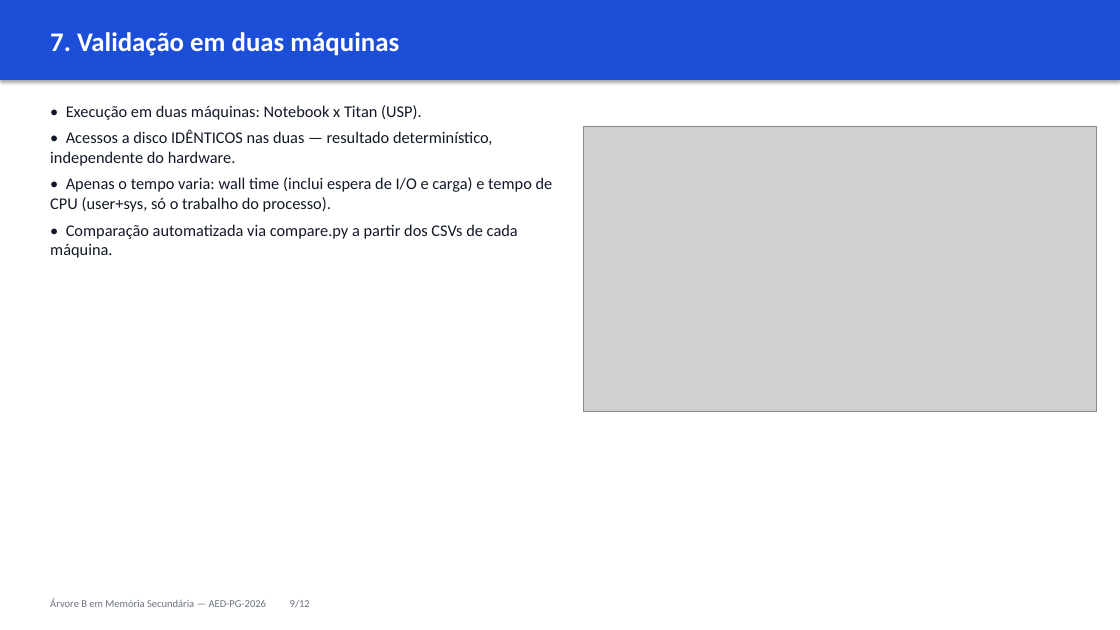
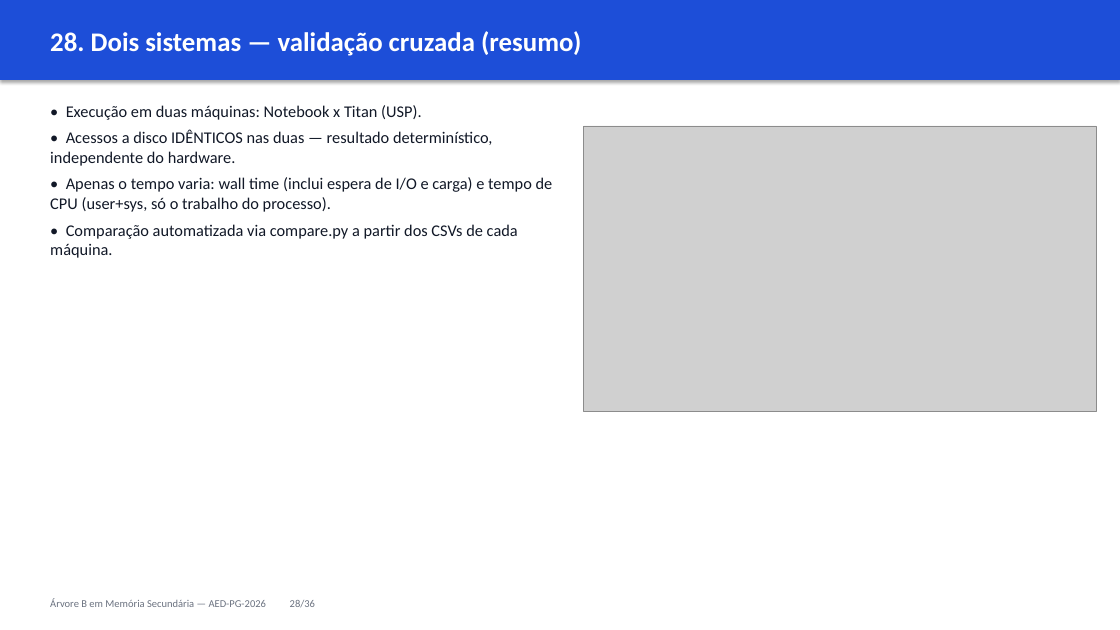
Before and after one commit to cassiotakarada/btree, a slide deck: slide 28 of apresentacao/APRESENTACAO.pptx (slide 9 before the commit). Drawn at 1120x630 pixels with LibreOffice and Linux fonts; fonts in the diff are those of the drawing; grey boxes stand for pictures. Boxes give left, top, right and bottom in pixels: in the first picture for what was removed or moved away, otherwise in the second. Text is boxed around its words. In the diff, an @@ line names an element or a change of style, - is before the commit and + after.

```diff
--- a/apresentacao/APRESENTACAO.pptx
+++ b/apresentacao/APRESENTACAO.pptx
@@ text at [50, 31, 581, 56]: text changed @@
-7. Validação em duas máquinas
+28. Dois sistemas — validação cruzada (resumo)
@@ text at [50, 599, 315, 608]: text changed @@
-Árvore B em Memória Secundária — AED-PG-2026 9/12
+Árvore B em Memória Secundária — AED-PG-2026 28/36
```
Also in this commit, not shown: 10 other slides changed, 24 slides added, 25 other files.
